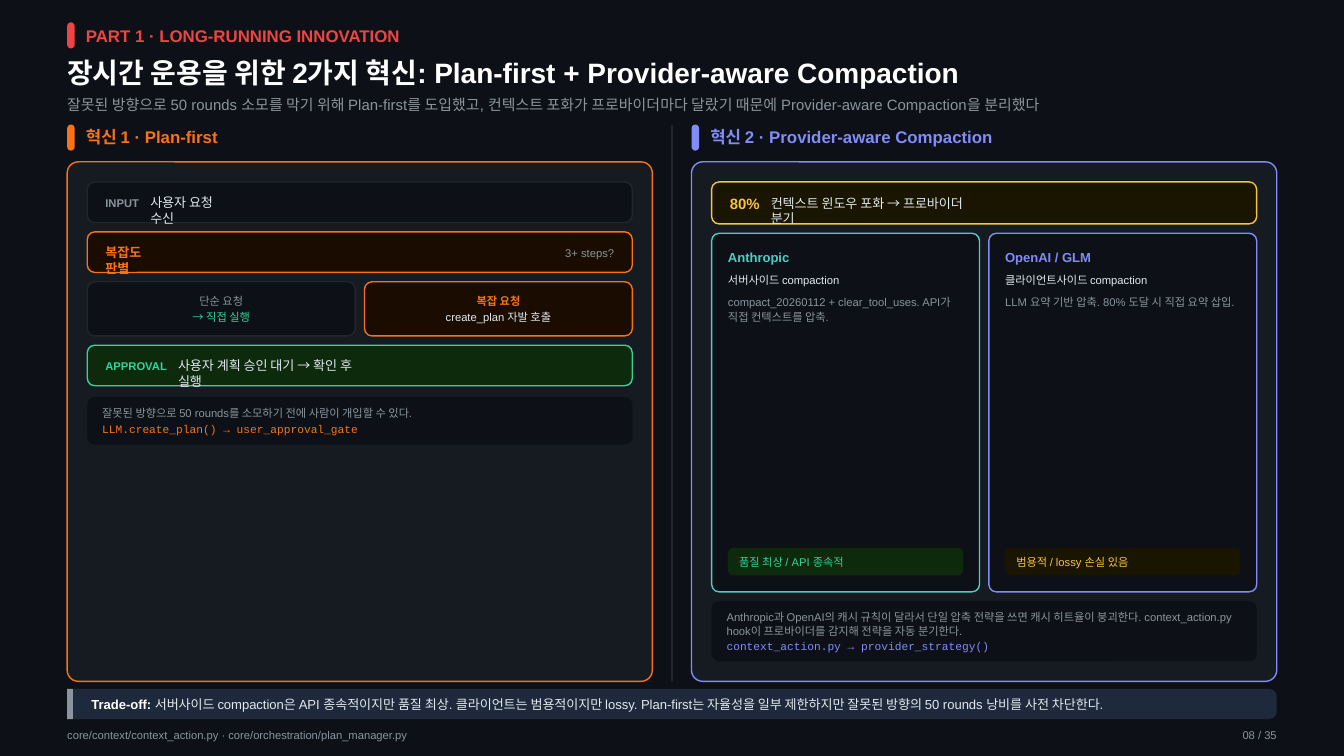
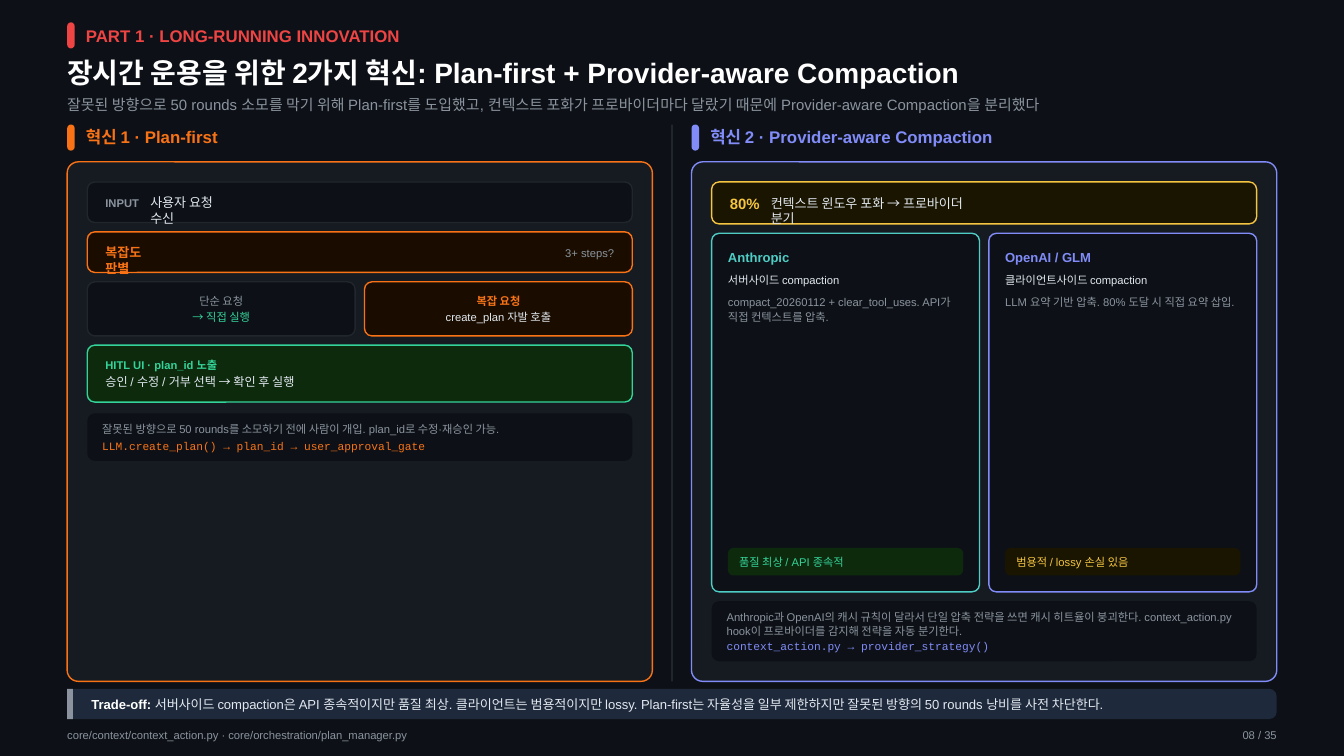
Before and after one commit to mangowhoiscloud/portfolio, a slide deck: slide 8 of geode/versions/v7/GEODE-Portfolio-v030.pptx. Drawn at 1344x756 pixels with LibreOffice and Linux fonts; fonts in the diff are those of the drawing. Boxes give left, top, right and bottom in pixels: in the first picture for what was removed or moved away, otherwise in the second. Text is boxed around its words. In the diff, an @@ line names an element or a change of style, - is before the commit and + after.

```diff
--- a/geode/versions/v7/GEODE-Portfolio-v030.pptx
+++ b/geode/versions/v7/GEODE-Portfolio-v030.pptx
@@ rounded rectangle: place and size @@
-rounded rectangle at bbox=[87, 345, 633, 386]
+rounded rectangle at bbox=[87, 345, 633, 402]
@@ rounded rectangle at bbox=[87, 345, 633, 402]: proportions changed @@
@@ text added at bbox=[105, 359, 218, 372], 6 pt, text #34D399, bold @@
+HITL UI · plan_id 노출
@@ text at bbox=[105, 376, 294, 387]: text changed; size 7 to 6.5 pt @@
-사용자 계획 승인 대기 → 확인 후 실행
+승인 / 수정 / 거부 선택 → 확인 후 실행
@@ text removed at bbox=[105, 362, 166, 370] @@
-APPROVAL
@@ rounded rectangle: place and size @@
-rounded rectangle at bbox=[87, 396, 633, 444]
+rounded rectangle at bbox=[87, 414, 633, 461]
@@ text at bbox=[102, 442, 425, 453]: text changed @@
-LLM.create_plan() → user_approval_gate
+LLM.create_plan() → plan_id → user_approval_gate
@@ text at bbox=[102, 424, 500, 435]: text changed @@
-잘못된 방향으로 50 rounds를 소모하기 전에 사람이 개입할 수 있다.
+잘못된 방향으로 50 rounds를 소모하기 전에 사람이 개입. plan_id로 수정·재승인 가능.
```
Also in this commit, not shown: 24 other slides changed, 50 other files.
